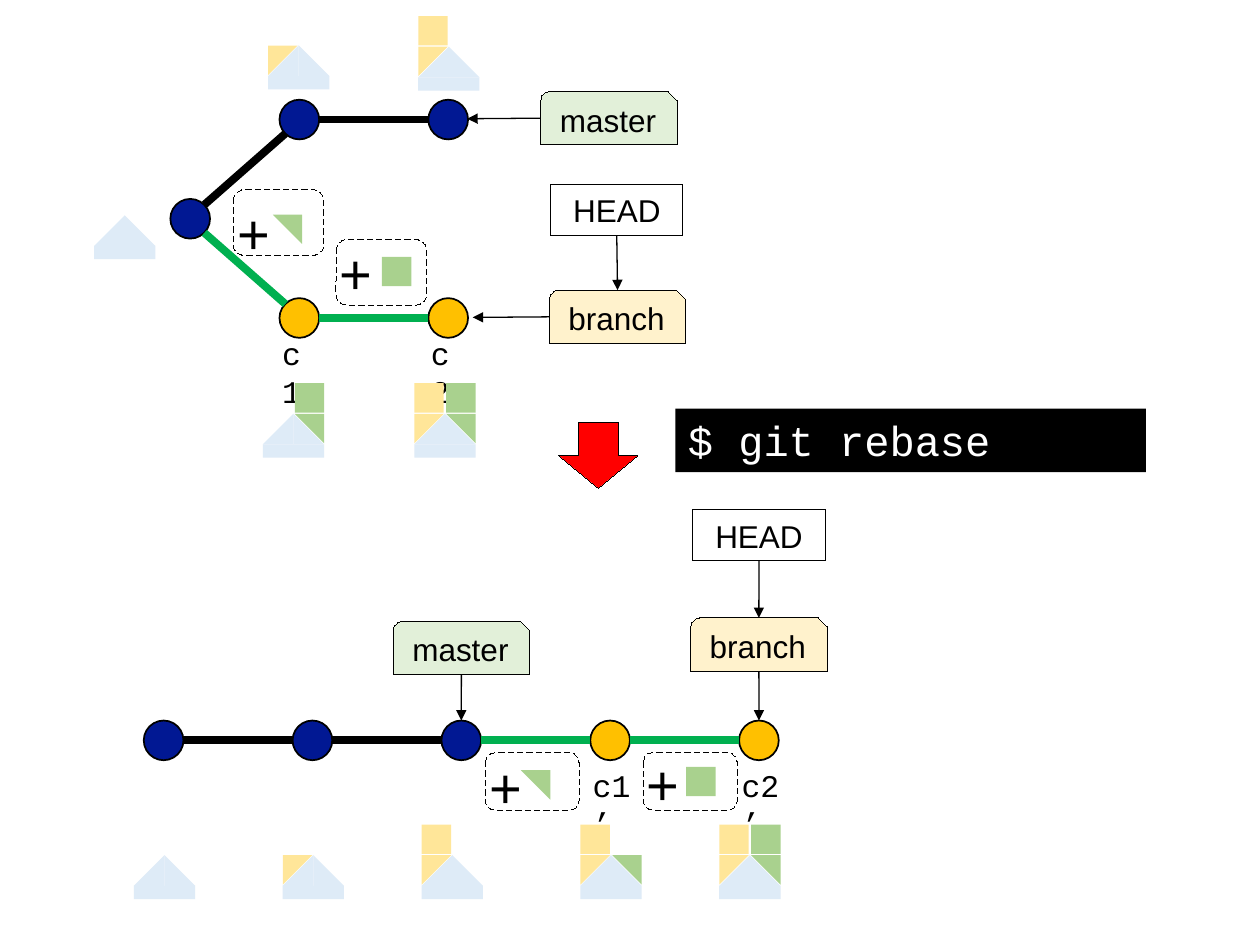
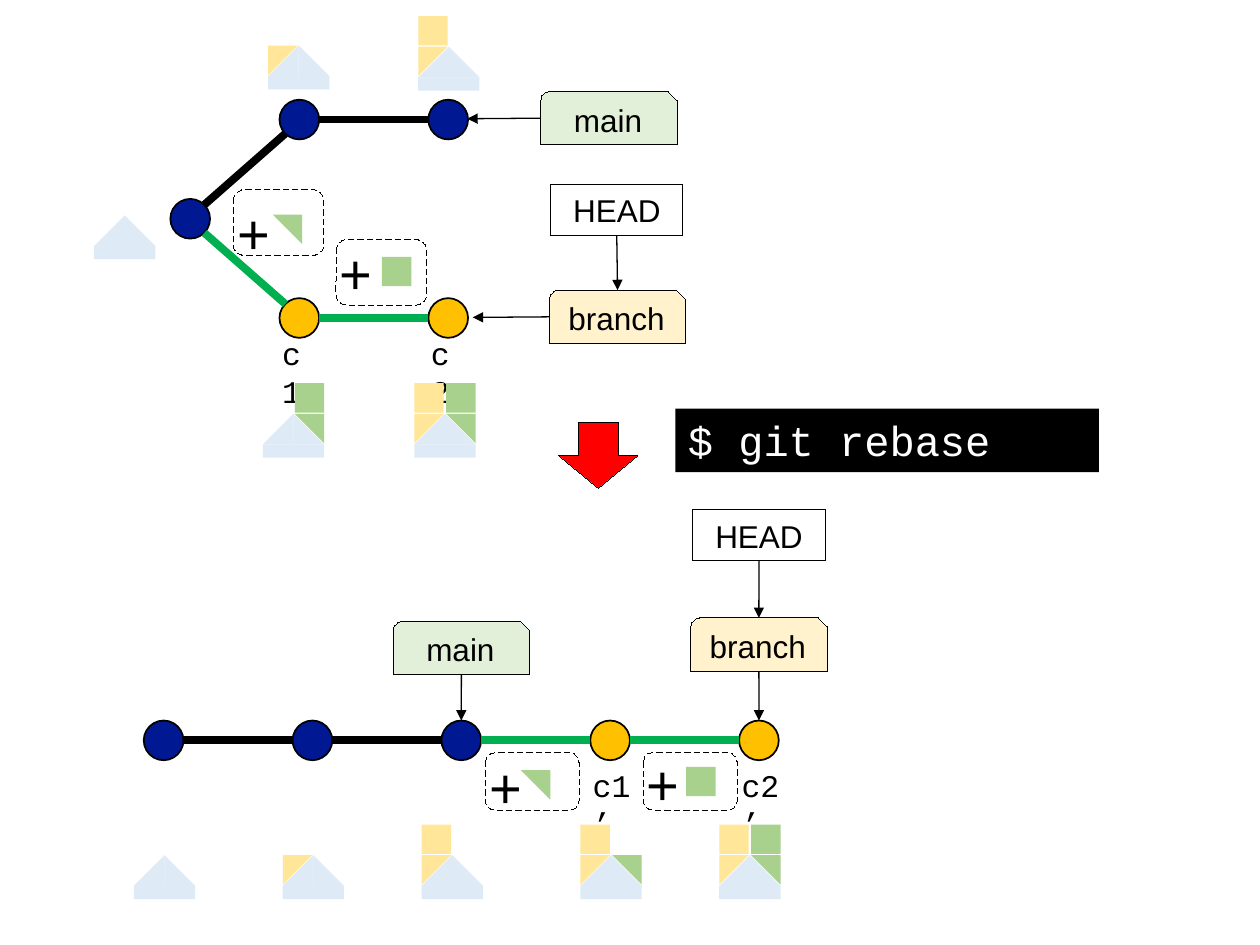
Before and after one commit to kaityo256/github, a slide deck: slide 23 of branch/fig/fig.pptx (slide 22 before the commit). Drawn at 1260x945 pixels with LibreOffice and Linux fonts; fonts in the diff are those of the drawing. Boxes give left, top, right and bottom in pixels: in the first picture for what was removed or moved away, otherwise in the second. Text is boxed around its words. In the diff, an @@ line names an element or a change of style, - is before the commit and + after.

```diff
--- a/branch/fig/fig.pptx
+++ b/branch/fig/fig.pptx
@@ text in snip round rect at [574,109,642,133]: text changed @@
-master
+main
@@ rectangle "$ git rebase main": place and size @@
-rectangle "$ git rebase main" at [675,408,1145,471]
+rectangle "$ git rebase main" at [675,408,1099,471]
@@ text in snip round rect at [426,638,494,662]: text changed @@
-master
+main
```
Also in this commit, not shown: 17 other slides changed, 8 slides added, 1 other file.
